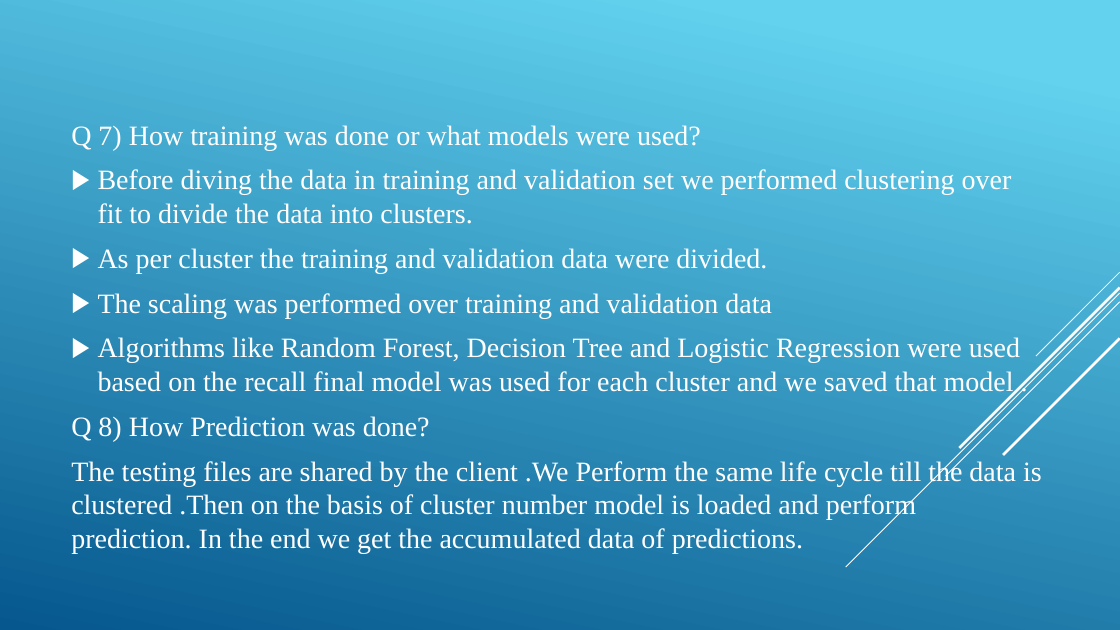
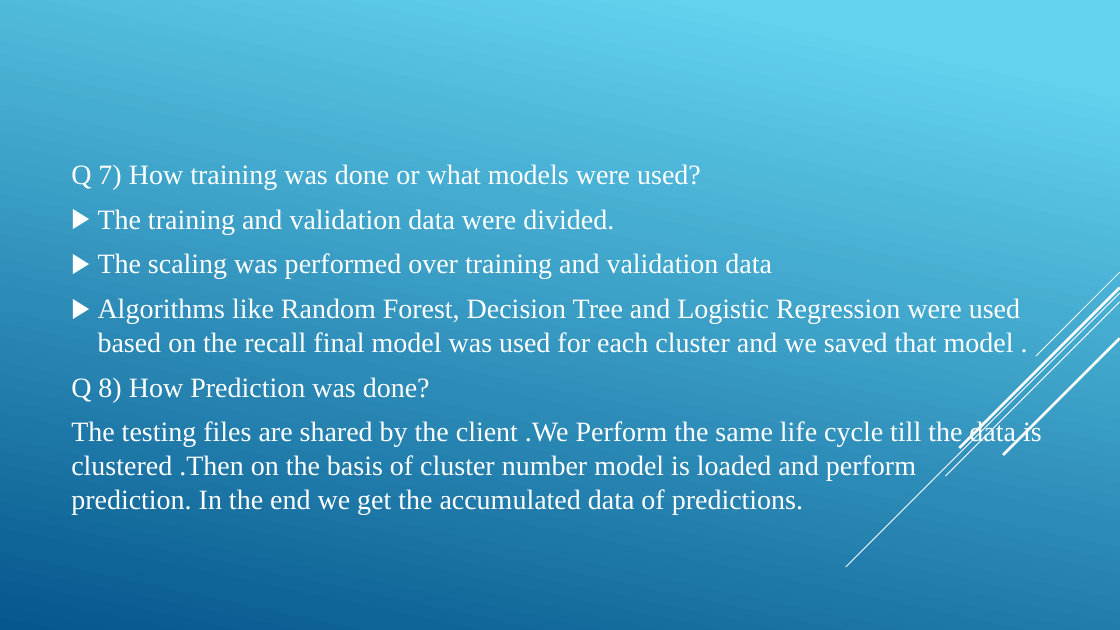
Before and after one commit to shahin28jan/energy_efficiency_prediction, a slide deck: slide 11 of Documents/EE_DPR.pptx. Drawn at 1120x630 pixels with LibreOffice and Linux fonts; fonts in the diff are those of the drawing. Boxes give left, top, right and bottom in pixels: in the first picture for what was removed or moved away, otherwise in the second. Text is boxed around its words. In the diff, an @@ line names an element or a change of style, - is before the commit and + after.

```diff
--- a/Documents/EE_DPR.pptx
+++ b/Documents/EE_DPR.pptx
@@ text at (98,209,614,234): text changed @@
-▶ Before diving the data in training and validation set we performed clustering over fit to divide the data into clusters.
-▶ As per cluster the training and validation data were divided.
+▶ The training and validation data were divided.
```
Also in this commit, not shown: 3 other files.
